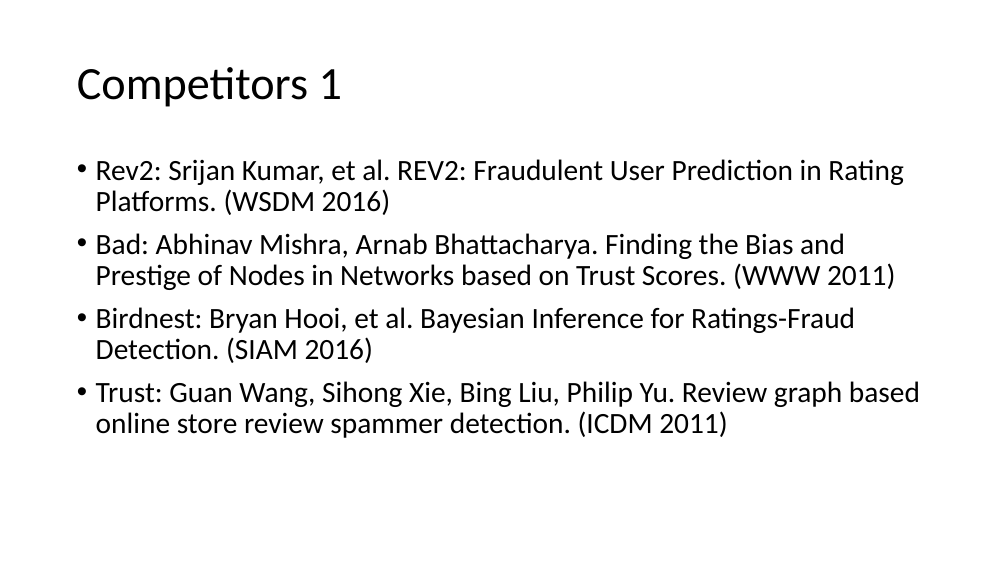
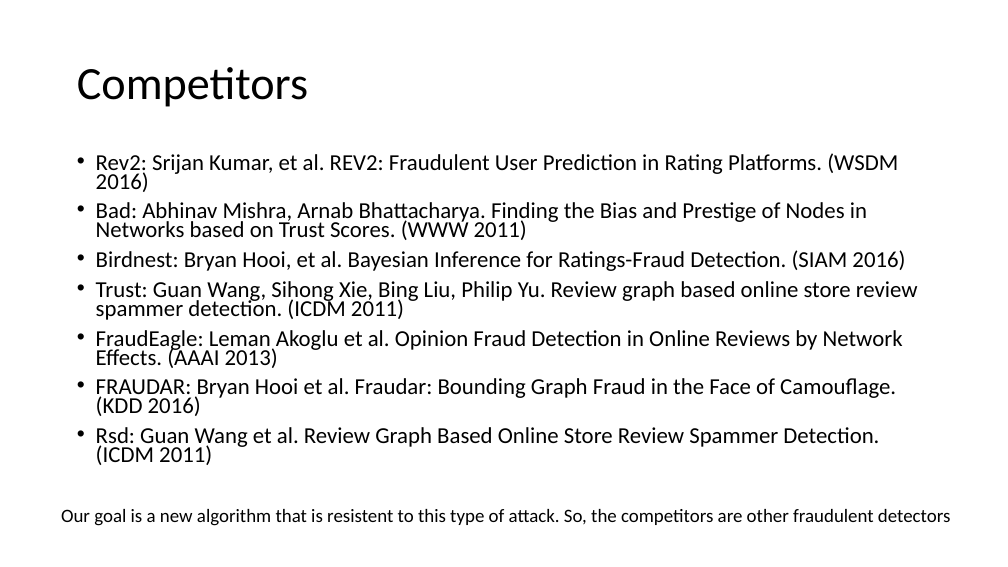
Before and after one commit to rzlll/DataMining, a slide deck: slide 8 of reports/Discussion.pptx (slide 9 before the commit). Drawn at 1008x567 pixels with LibreOffice and Linux fonts; fonts in the diff are those of the drawing. Boxes give left, top, right and bottom in pixels: in the first picture for what was removed or moved away, otherwise in the second. Text is boxed around its words. In the diff, an @@ line names an element or a change of style, - is before the commit and + after.

```diff
--- a/reports/Discussion.pptx
+++ b/reports/Discussion.pptx
@@ title at [77, 67, 308, 107]: text changed @@
-Competitors 1
+Competitors
@@ text at [96, 153, 918, 320]: size 28 to 21.7 pt in "Rev2: Srijan Kumar, et al. REV2: Fraudulent ...", "Bad: Abhinav Mishra, Arnab Bhattacharya. Finding the ...", "Birdnest: Bryan Hooi, et al. Bayesian Inference ...", "Trust: Guan Wang, Sihong Xie, Bing Liu, ..."; line spacing 0.9 to 0.7 @@
@@ text at [96, 330, 903, 465]: paragraphs added @@
+• FraudEagle: Leman Akoglu et al. Opinion Fraud Detection in Online Reviews by Network Effects. (AAAI 2013)
+• FRAUDAR: Bryan Hooi et al. Fraudar: Bounding Graph Fraud in the Face of Camouflage. (KDD 2016)
+• Rsd: Guan Wang et al. Review Graph Based Online Store Review Spammer Detection. (ICDM 2011)
@@ text added at [61, 509, 950, 526], 18 pt, text #000000 @@
+Our goal is a new algorithm that is resistent to this type of attack. So, the competitors are other fraudulent detectors
```
Also in this commit, not shown: 2 other slides changed, 2 slides removed, 3 other files.
